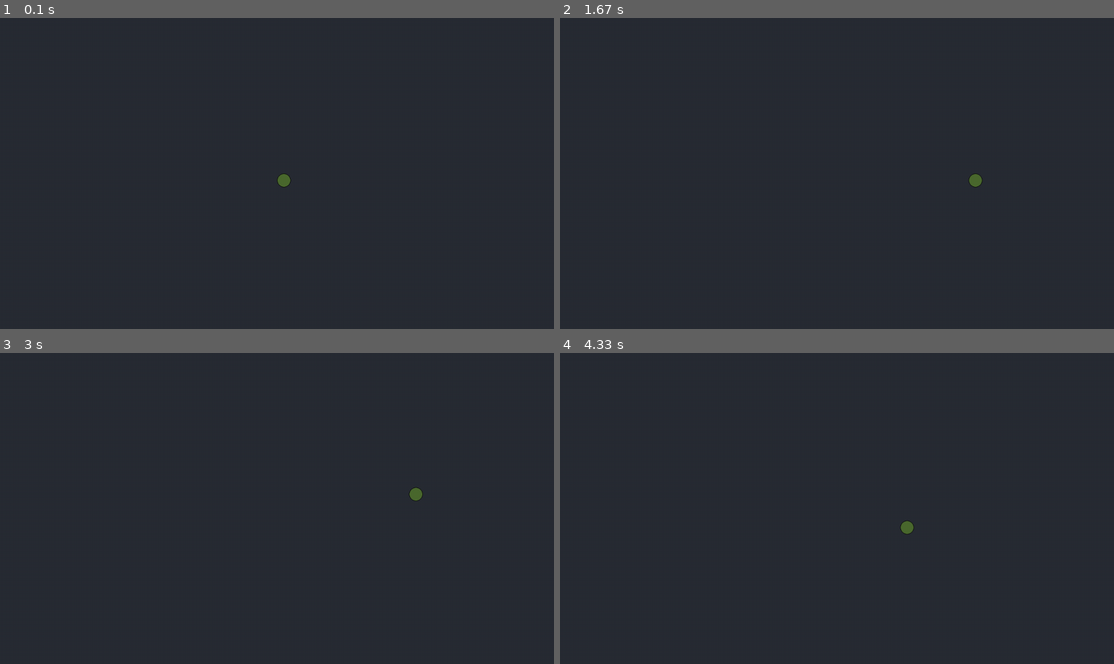
Above: before the commit, frames 1-4 (two rows, left to right).
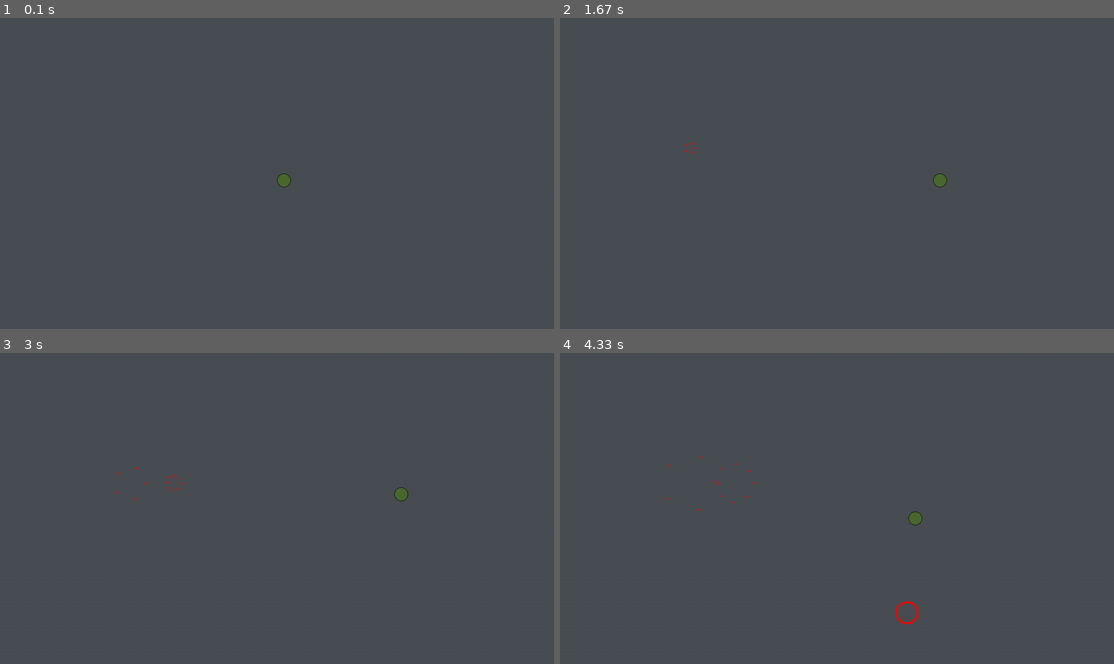
Above: after the commit, the same moments.

Repository: jcoopdog/pygame-game
Game: pygame game, started from main.py
Same seed, same stepped clock (60 frames per second), same inputs: the game is played once before the commit and once after it.
Inputs:
- Up to frame 1 (0.1 s): no input
- Up to frame 2 (1.67 s): hold Esc 0.33-0.8 s; hold D 0.33-0.8 s; tap Esc at 0.83 s; tap Shift at 1.17, 1.57 s; hold C from 1.5 s (still down); hold D from 1.5 s (still down)
- Up to frame 3 (3 s): tap Shift at 1.87, 2.07, 2.37, 2.57, 2.9 s; release C at 1.97 s; release D at 1.97 s; hold D 2-2.47 s; tap Space at 2.15 s; hold W 2.5-2.8 s; hold D from 2.83 s (still down)
- Up to frame 4 (4.33 s): tap Shift at 3.2, 3.4, 3.7, 3.97, 4.3 s; release D at 3.3 s; hold A 3.33-3.87 s; tap Space at 3.48 s; hold S 3.9-4.2 s; hold A from 4.23 s (still down)

The runs differ from the first frame. In frame 1, 100% of the frame differs, in the area x 0-100%, y 0-100%; in frame 2, 100%; in frame 3, 100%; in frame 4, 100%.

Commit message:
added events, event loader, and interstates

Diff:
--- a/bullet.py
+++ b/bullet.py
@@ -51,3 +51,14 @@
     def draw(self, screen):
         for b in self.bullets:
             b.draw(screen)
+
+class CircleBullet(Bullet):
+
+    image = pygame.image.load(os.path.join(assetdir, "bullet_circle.png"))
+
+    def __init__(self, startx, starty, angle, speed):
+        self.x = startx
+        self.y = starty
+        self.xvel = speed * math.cos(math.radians(angle))
+        self.yvel = speed * math.sin(math.radians(angle))
+        self.rect = self.image.get_rect(topleft=(startx, starty))
--- a/base_classes.py
+++ b/coopergame.py
@@ -83,7 +83,7 @@
             if self.currentState != None:
                 self.currentState.update(dt, self.screen)
 
-            self.screen.fill(self.bgcolor)
+            #self.screen.fill(self.bgcolor)
             if self.currentState != None:
                 self.currentState.draw(self.screen)
 
--- /dev/null
+++ b/events.py
@@ -0,0 +1,59 @@
+import pygame, os
+
+
+class Event:
+
+    def __init__(self, wait=1):
+        self.wait = wait
+
+    def start(self, game, state):
+        self.game = game
+        self.state = state
+
+    def update(self, dt) -> bool:
+        return False
+
+    def draw(screen):
+        pass
+
+class EventManager:
+
+    def __init__(self, game, state, level: list):
+        self.game = game
+        self.state = state
+        self.events = []
+        self.event_wait = level[0].wait
+        self.event_counter = 0
+        self.level = level
+
+    def clear(self):
+        self.events = []
+
+    def remove(self, event):
+        self.events.remove(event)
+
+    def add(self, event):
+        self.events.append(event)
+
+    def update(self, dt, screen=None):
+        self.event_wait -= dt
+        if self.event_wait <= 0:
+            e = self.level[self.event_counter]
+            e.start(self.game, self.state)
+            self.add(e)
+            #if len(self.level) > self.event_counter:
+            #    return True
+            self.event_counter += 1
+            try:
+                self.event_wait = self.level[self.event_counter].wait
+            except IndexError:
+                return True
+            return False
+        for e in self.events:
+            if e.update(dt):
+                self.remove(e)
+                continue
+
+    def draw(self, screen):
+        for e in self.events:
+            e.draw(screen)
--- a/game.py
+++ b/game.py
@@ -1,5 +1,5 @@
 import pygame, os, sys
-from base_classes import *
+from coopergame import *
 
 
 
--- /dev/null
+++ b/interstate.py
@@ -0,0 +1,46 @@
+import pygame, os
+from coopergame import *
+
+class InterState(GameState):
+
+    def __init__(self, game, message, message_color="#FFFFFF", bgcolor="#494e53", fillbg=True):
+        super().__init__(game)
+
+        self.fillbg = fillbg
+        self.bgcolor = bgcolor
+        self.msg = message
+        self.msgcolor = message_color
+        self.font = pygame.font.SysFont(pygame.font.get_fonts(), 10)
+
+    def enter(self, prevState):
+        self.nextState = prevState
+
+    def update(self, dt, screen):
+        pass
+
+    def draw(self, screen):
+        if self.fillbg: screen.fill(self.bgcolor)
+        x = screen.get_width() / 2
+        y = screen.get_height() / 2
+        screen.blit(self.font.render(self.msg, True, self.msgcolor), (x, y))
+
+class ToggleState(InterState):
+
+    def __init__(self, game, message, message_color="#FFFFFF", key=pygame.K_ESCAPE, bgcolor="#494e53", fillbg=True):
+        super().__init__(game, message, message_color, bgcolor, fillbg)
+
+        self.key = key
+        self.unpause = False
+
+    def enter(self, prevState):
+        self.nextState = prevState
+        self.unpause = False
+
+    def update(self, dt, screen):
+        keys = pygame.key.get_pressed()
+
+        if keys[self.key]:
+            self.unpause = True
+        elif self.unpause:
+            self.game.changeState(self.nextState)
+            return
--- /dev/null
+++ b/level.py
@@ -0,0 +1,33 @@
+import pygame
+from events import *
+from bullet import CircleBullet
+
+class PopEvent(Event):
+
+    def __init__(self, wait, pos: tuple, bullet_count, bullet_speed=20):
+        self.wait = wait
+        self.x, self.y = pos
+        self.bullet_count = bullet_count
+        self.bullet_speed = bullet_speed
+        self.bullets = []
+
+    def start(self, game, state):
+        super().start(game, state)
+        spread = 360 / self.bullet_count + 1
+        for i in range(self.bullet_count):
+            b = CircleBullet(self.x, self.y, spread*i, self.bullet_speed)
+            self.bullets.append(b)
+
+    def update(self, dt):
+        for b in self.bullets:
+            self.state.controllers["bullets"].add(b)
+        return True
+
+# TODO: make a tool for making levels
+LEVEL = [ \
+        PopEvent(1, (300, 300), 5), \
+        PopEvent(1, (400, 300), 8), \
+        PopEvent(1, (800, 600), 360), \
+        PopEvent(10, (800, 600), 1000), \
+        Event(60) \
+        ]
--- a/main.py
+++ b/main.py
@@ -1,14 +1,16 @@
 import pygame, sys, os
-from base_classes import BaseGame
-from gamestate import *
-from pausestate import *
+from coopergame import BaseGame
+from mainstate import *
+from interstate import *
+from level import LEVEL
 
 filepath = os.path.dirname(os.path.abspath(__file__))
 os.chdir(filepath)
 
 game = BaseGame( 1280, 720, "gaem" )
 game.bgcolor = "#282c34"
-pauseState = PauseState(game)
-mainGameState = MainGameState(game, pauseState)
+pauseState = ToggleState(game, "PAUSED", fillbg=False)
+levelendState = InterState(game, "LEVEL OVER")
+mainState = MainState(game, LEVEL, pauseState, levelendState)
 
-game.run( mainGameState )
+game.run( mainState )
--- a/gamestate.py
+++ b/mainstate.py
@@ -1,23 +1,23 @@
 import pygame, os
-from base_classes import *
+from coopergame import *
 from settings import *
 from bullet import *
 from player import *
-from sentry import *
+from events import *
 
-class MainGameState(GameState):
+class MainState(GameState):
 
-    def __init__(self, game, pauseState):
+    def __init__(self, game, level, pauseState, levelendState, bgcolor="#494e53"):
         super().__init__(game)
 
+        self.bgcolor = bgcolor
+        self.levelendState = levelendState
         self.pauseState = pauseState
         self.pause = False
         self.player = Player(self.game.screen.get_width() / 2, self.game.screen.get_height() / 2, 13)
         bulletController = BulletController()
-        sentryController = SentryController(bulletController)
-
-        self.controllers = { "bullet" : bulletController, \
-                "sentry" : sentryController }
+        self.eventer = EventManager(game, self, level)
+        self.controllers = { "bullets" : bulletController }
 
     def enter(self, prevState):
         self.pause = False
@@ -27,18 +27,26 @@
 
     def update(self, dt, screen):
         keys = pygame.key.get_pressed()
+        if keys[pygame.K_c]:
+            self.eventer.clear()
         if keys[pygame.K_ESCAPE]:
             self.pause = True
         elif self.pause:
             self.game.changeState(self.pauseState)
             return
+        if self.eventer.update(dt):
+            self.game.changeState(self.levelendState)
+            return
         self.player.update(dt, screen, keys=keys)
-        bullets = self.controllers["bullet"]
-        self.player.check_projectiles(bullets.bullets, bullets)
+        bullets = self.controllers["bullets"]
+        b = self.player.rect.collideobjects( bullets.bullets, key=lambda b: b.rect )
+        if b:
+            self.player.damage()
         for ctrl in self.controllers.values():
             ctrl.update(dt, screen)
 
     def draw(self, screen):
+        screen.fill(self.bgcolor)
         self.player.draw(screen)
         for ctrl in self.controllers.values():
             ctrl.draw(screen)
--- a/pausestate.py
+++ /dev/null
@@ -1,28 +0,0 @@
-import pygame, os
-from base_classes import *
-
-class PauseState(GameState):
-
-    def __init__(self, game):
-        super().__init__(game)
-
-        self.font = pygame.font.SysFont(pygame.font.get_fonts(), 10)
-        self.unpause = False
-
-    def enter(self, prevState):
-        self.nextState = prevState
-        self.unpause = False
-
-    def update(self, dt, screen):
-        keys = pygame.key.get_pressed()
-
-        if keys[pygame.K_ESCAPE]:
-            self.unpause = True
-        elif self.unpause:
-            self.game.changeState(self.nextState)
-            return
-
-    def draw(self, screen):
-        x = screen.get_width() / 2
-        y = screen.get_height() / 2
-        screen.blit(self.font.render("PAUSED", True, "#FFFFFF"), (x, y))
--- a/player.py
+++ b/player.py
@@ -46,8 +46,8 @@
                 self.reverse_cd = self.reverse_cd_max
         if keys[pygame.K_LSHIFT]:
             if self.dash_cd <= 0:
-                self.xvel *= 10   # cmp(self.xvel, 0)
-                self.yvel *= 10   # cmp(self.yvel, 0)
+                self.xvel += 10 * (self.xvel * 0.5)   # cmp(self.xvel, 0)
+                self.yvel += 10 * (self.yvel * 0.5)  # cmp(self.yvel, 0)
                 self.dash_cd = self.dash_cd_max
                 self.damage_cd = 0.5 if self.damage_cd <= 0 else self.damage_cd + 0.5
         self.xvel *= friction
@@ -76,16 +76,9 @@
             self.y = 0
             self.yvel *= -1
 
-    def check_projectiles(self, proj, projcon):
+    def damage(self):
         if self.damage_cd > 0:
             return
-        for p in proj:
-            if self.rect.colliderect(p):
-                projcon.remove(p)
-                self.damage()
-                break
-
-    def damage(self):
         self.image = self.images["red"]
         self.xvel += 30 * cmp(self.xvel, 0)
         self.yvel += 30 * cmp(self.yvel, 0)
--- a/sentry.py
+++ /dev/null
@@ -1,62 +0,0 @@
-import pygame, random, os
-from bullet import *
-from settings import *
-
-class Sentry:
-
-    image = pygame.image.load(os.path.join(assetdir, "sentry.png"))
-
-    def __init__(self, startx, starty, lifespan = 23):
-        self.x = startx
-        self.y = starty
-        self.lifespan = lifespan
-        self.rect = self.image.get_rect(topleft=(startx, starty))
-        self.cooldown = 0
-
-    def draw(self, screen):
-        screen.blit(self.image, (self.x, self.y))
-
-    def tick(self, dt, bullets):
-        if self.lifespan <= 0:
-            return True
-        self.lifespan -= dt
-        if self.cooldown > 0:
-            self.cooldown -= dt
-            return False
-        self.cooldown = random.randint(100,300) / 100
-        angle = random.randint(0,7) * 45
-        bullet = Bullet(self.rect.centerx, self.rect.centery, angle, 40)
-        bullets.add(bullet)
-        return False
-
-class SentryController:
-
-    def __init__(self, bulletController, cd = 5):
-        self.sentrys = []
-        self.bullets = bulletController
-        self.spwn_cd_max = cd
-        self.spwn_cd = self.spwn_cd_max
-
-    def clear(self):
-        self.sentrys = []
-
-    def add(self, sentry):
-        self.sentrys.append(sentry)
-
-    def remove(self, sentry):
-        self.sentrys.remove(sentry)
-
-    def update(self, dt, screen):
-        self.spwn_cd -= dt
-        if self.spwn_cd <= 0:
-            x = random.randint(0, screen.get_width() - Sentry.image.get_width())
-            y = random.randint(0, screen.get_height() - Sentry.image.get_height())
-            self.sentrys.append(Sentry(x, y))
-            self.spwn_cd = self.spwn_cd_max
-        for s in self.sentrys:
-            if s.tick(dt, self.bullets):
-                self.remove(s)
-
-    def draw(self, screen):
-        for s in self.sentrys:
-            s.draw(screen)
Binary file added: assets/bullet_circle.png
